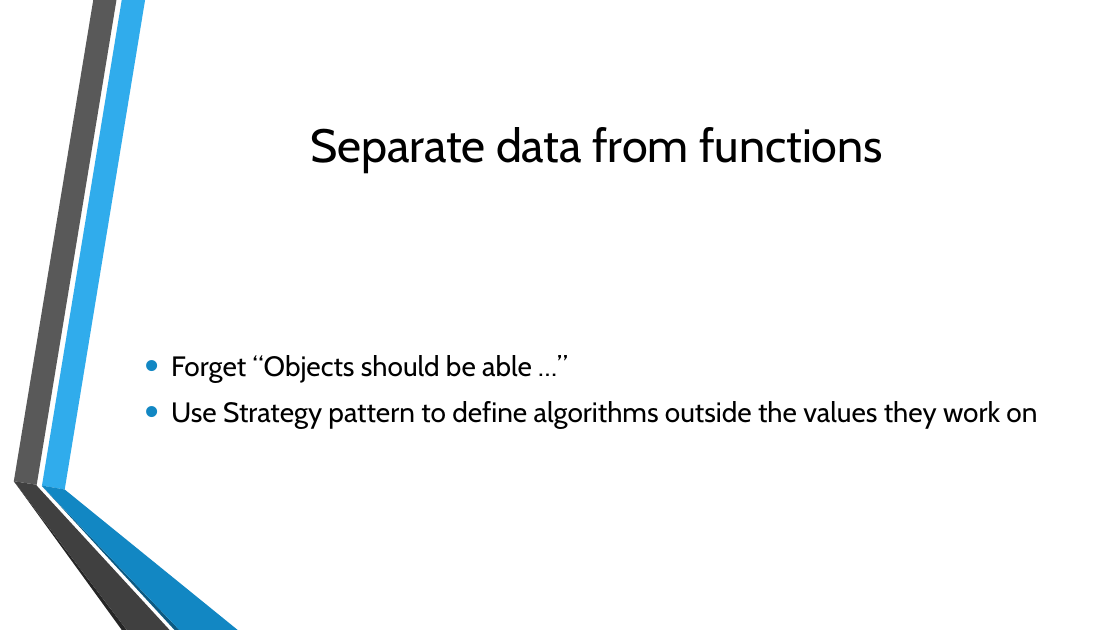
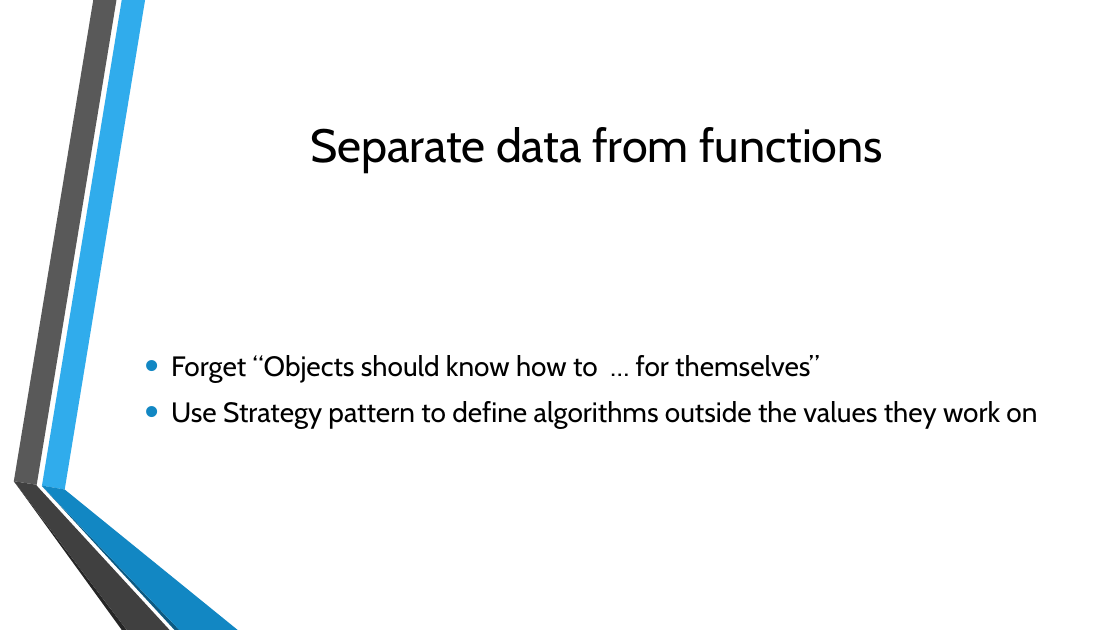
Before and after one commit to m0smith/presentations, a slide deck: slide 14 of FunctionalProgrammingForJavaDevelopers/ppt/Functional Programming for Object-Oriented Developers.pptx (slide 13 before the commit). Drawn at 1120x630 pixels with LibreOffice and Linux fonts; fonts in the diff are those of the drawing; background and template pictures are left out. Boxes give left, top, right and bottom in pixels: in the first picture for what was removed or moved away, otherwise in the second. Text is boxed around its words. In the diff, an @@ line names an element or a change of style, - is before the commit and + after.

```diff
--- a/FunctionalProgrammingForJavaDevelopers/ppt/Functional Programming for Object-Oriented Developers.pptx
+++ b/FunctionalProgrammingForJavaDevelopers/ppt/Functional Programming for Object-Oriented Developers.pptx
@@ text at box(171, 355, 819, 383): text changed @@
-• Forget “Objects should be able …”
+• Forget “Objects should know how to … for themselves”
```
Also in this commit, not shown: 6 other slides changed, 3 slides added.
